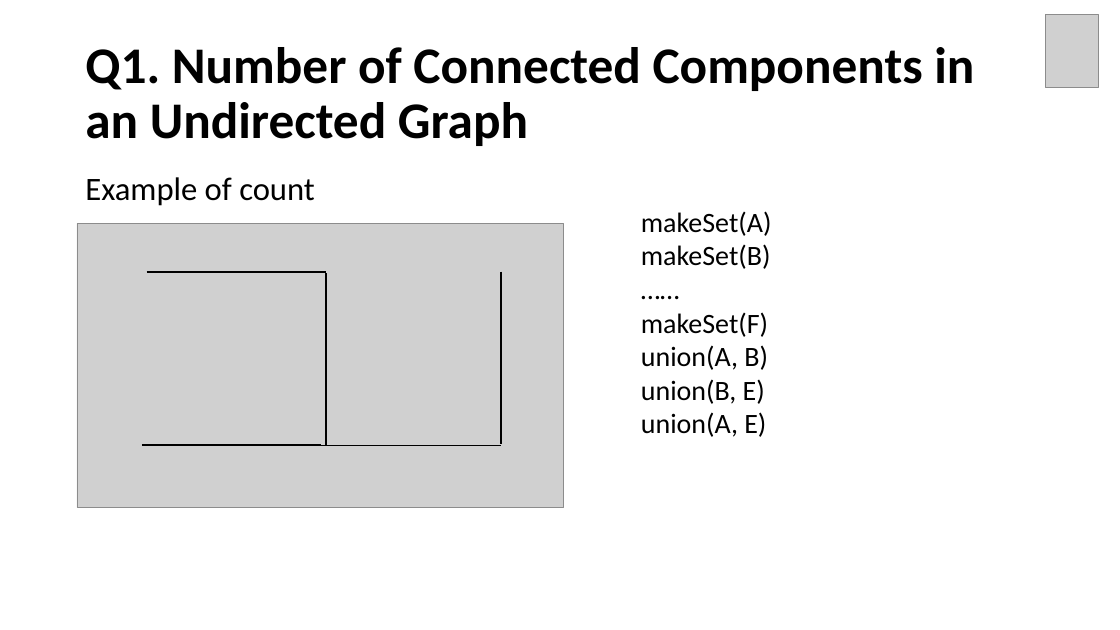
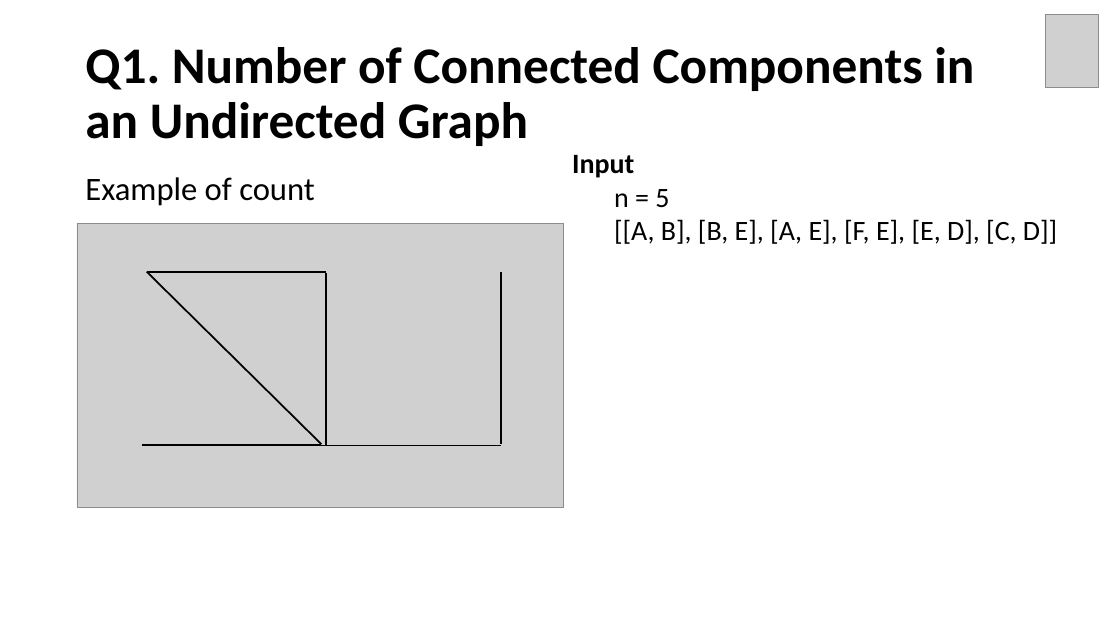
Before and after one commit to Neo-Hao/union-find, a slide deck: slide 46 of slides.pptx (slide 41 before the commit). Drawn at 1120x630 pixels with LibreOffice and Linux fonts; fonts in the diff are those of the drawing; grey boxes stand for pictures. Boxes give left, top, right and bottom in pixels: in the first picture for what was removed or moved away, otherwise in the second. Text is boxed around its words. In the diff, an @@ line names an element or a change of style, - is before the commit and + after.

```diff
--- a/slides.pptx
+++ b/slides.pptx
@@ text added at [572, 155, 1057, 244], 24 pt, text #000000 @@
+Input
+  n = 5
+  [[A, B], [B, E], [A, E], [F, E], [E, D], [C, D]]
@@ text removed at [641, 211, 772, 437] @@
-makeSet(A)
-makeSet(B)
-……
-makeSet(F)
-union(A, B)
-union(B, E)
-union(A, E)
@@ line added from (147, 271) to (322, 444), #000000 1.5 pt @@
```
Also in this commit, not shown: 22 other slides changed, 9 slides added, 6 other files.
